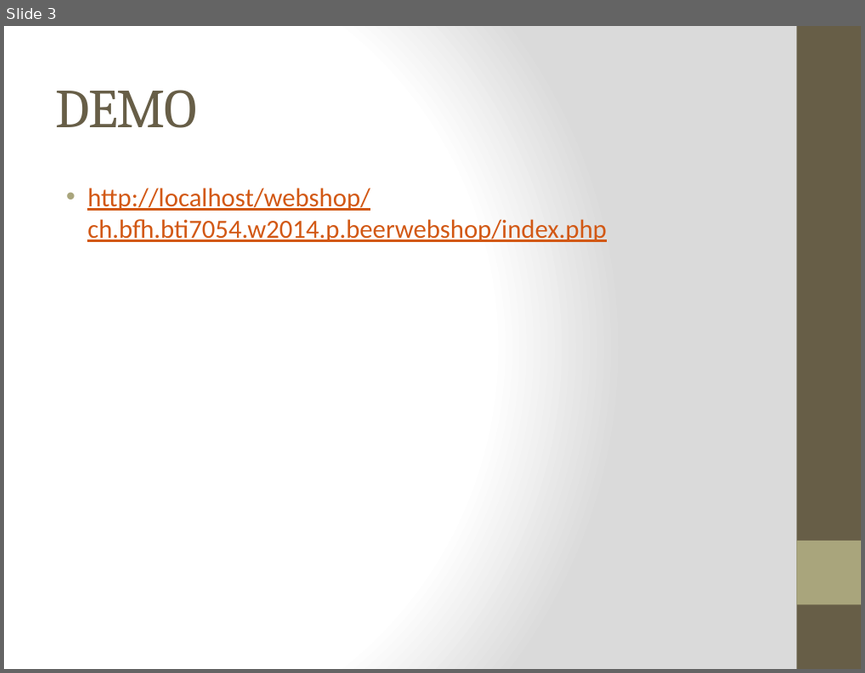
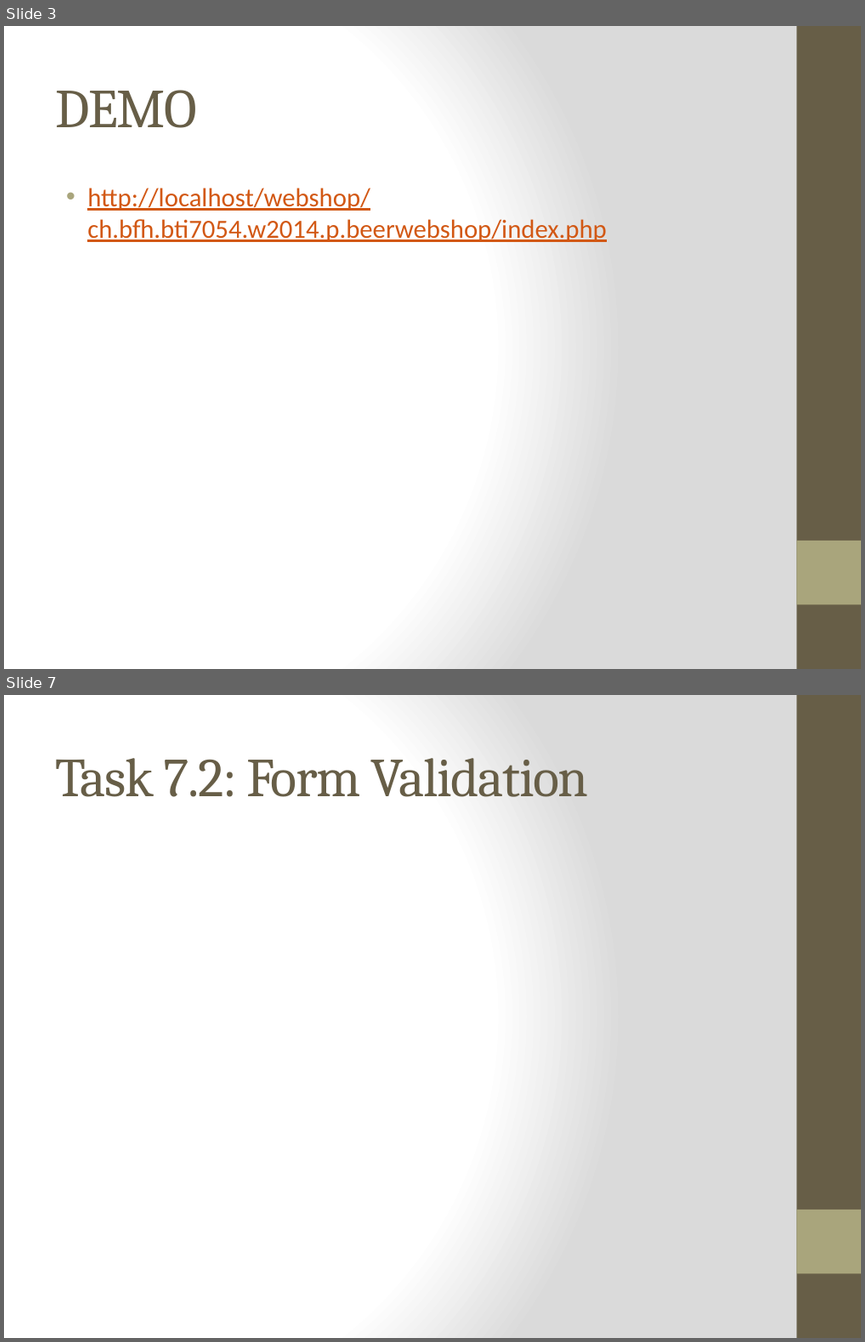
Before and after one commit to kochm8/ch.bfh.bti7054.w2014.p.beerwebshop, a slide deck: doc/Präsentation.pptx. Shown one above the other, each under a label of ours: slide 3 before the commit, slides 3 and 7 after it; the slides between them are not shown. The pictures are 865x673 and 865x1342 pixels, drawn with LibreOffice and Linux fonts; fonts in the diff are those of the drawing. Boxes give left, top, right and bottom in pixels: in the first picture for what was removed or moved away, otherwise in the second. Text is boxed around its words. In the diff, an @@ line names an element or a change of style, - is before the commit and + after.

```diff
--- a/doc/Präsentation.pptx
+++ b/doc/Präsentation.pptx
@@ slide 7 added at (x1=4, y1=695, x2=861, y2=1338), background gradient #FFFFFF to #DADADA; not listed: 2 template elements that a slide beside it also shows @@
@@ title added at (x1=55, y1=758, x2=589, y2=797), 46 pt, text #675E47 @@
+Task 7.2: Form Validation
```
Also in this commit, not shown: 1 slide changed, 7 other slides added.
